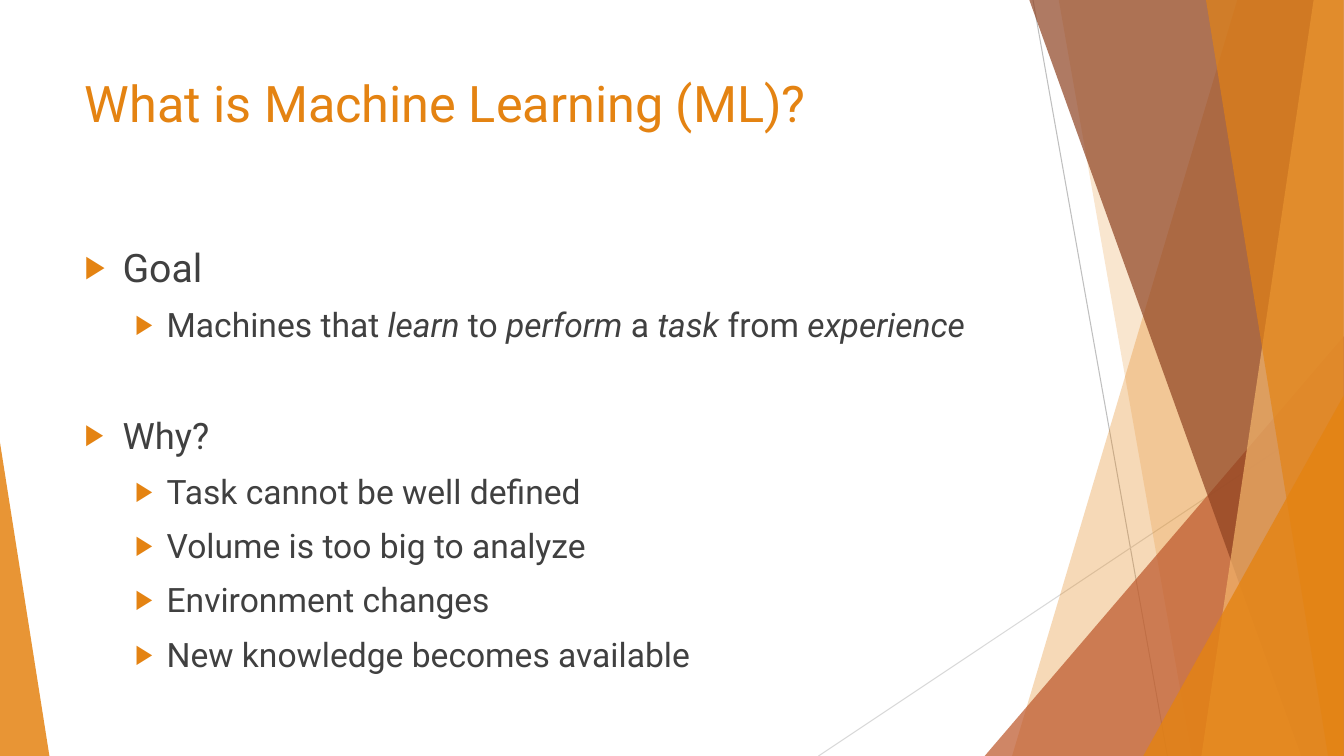
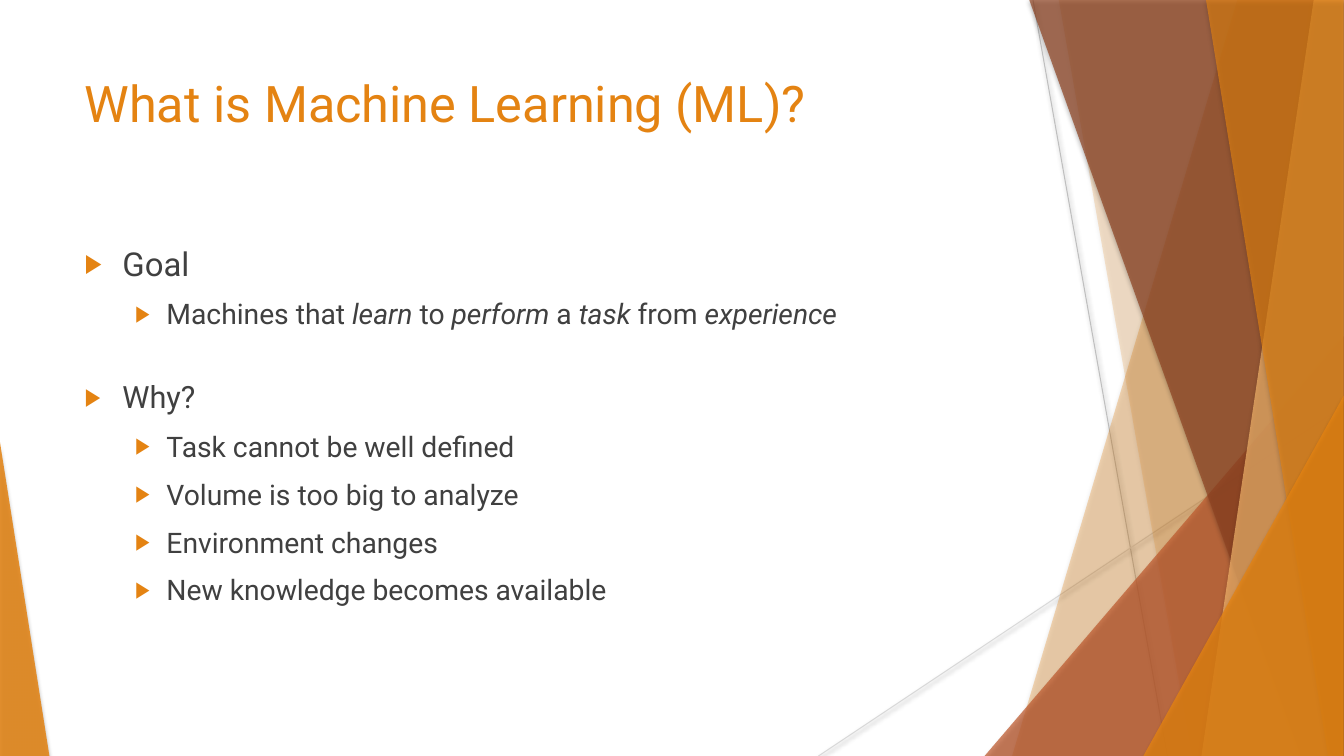
Before and after one commit to data-max-hq/workshop-epoka, a slide deck: slide 2 of Presentations/Introduction to Machine Learning.pptx. Drawn at 1344x756 pixels with LibreOffice and Linux fonts; fonts in the diff are those of the drawing. Boxes give left, top, right and bottom in pixels: in the first picture for what was removed or moved away, otherwise in the second. Text is boxed around its words. In the diff, an @@ line names an element or a change of style, - is before the commit and + after.

```diff
--- a/Presentations/Introduction to Machine Learning.pptx
+++ b/Presentations/Introduction to Machine Learning.pptx
@@ line (1033, 0) - (1168, 756): stroke #BFBFBF 0.75 pt to #BFBFBF 0.74 pt @@
@@ freeform shape at (1059,0,1344,756): shadow on; outline redrawn @@
@@ text "Goal" at (122,251,837,606): size 28 to 23.5 pt in "Goal"; size 24 to 20.2 pt; size 26 to 21.8 pt in "Why?"; indent changed @@
@@ line (1344, 406) - (819, 756): stroke #D9D9D9 0.75 pt to #D9D9D9 0.74 pt @@
@@ shadow on in 6 elements at (1012,0,1344,756), (985,336,1344,756), (1029,0,1344,756), (1202,0,1344,756), (1206,0,1344,756), (1143,396,1344,756) @@
```
Also in this commit, not shown: 19 other slides changed.
